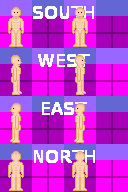
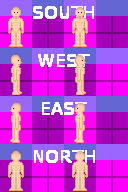
Revision of a layered (128, 192) image; what changed, layer by layer:
painted on "SPRITES GO HERE" over <box>12,46,84,191</box>
